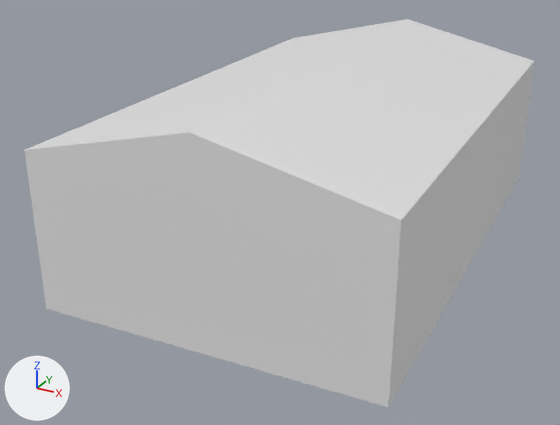
One commit to the glTF model public/raw/fourteen/fourteen.gltf: the scene before it, then after it.
Camera for both pictures: a camera (50 mm lens) standing at (0.764, -1.603, 0.668) and looking at (-0.06, -0.106, -0.08). Arrows for +X, +Y and +Z are at lower left; the lights stay in place. Where no turn or scale is listed for an object, it has been applied to the vertices. Vertices at the same position are counted once.
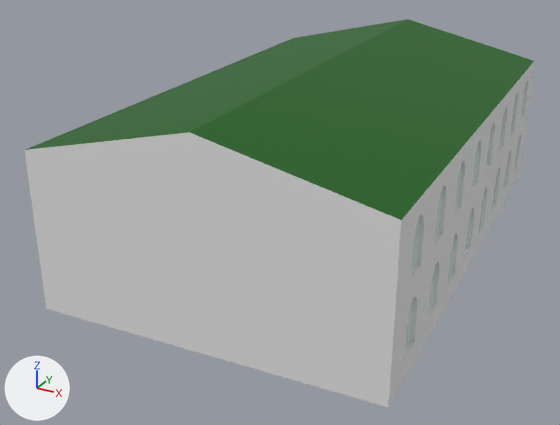
What differs and where, as boxes [x1, y1, x2, y2] in the pictures (560 x 425 px):
part 1 of me_cube_007, added: after [389, 62, 534, 406]
part 2 of me_cube_007, recoloured (white to green): [25, 19, 534, 220] in both

What changed in the scene script:
```text
Add mat_материал:
    mat_материал = principled_material('Материал')
    mat_материал.base_color = (0.00091, 0.114, 0.0)  # dark green #035f00
Add mat_материал_002:
    mat_материал_002 = principled_material('Материал.002')
    mat_материал_002.base_color = (0.641, 0.8, 0.8)  # white #d1e7e7
    mat_материал_002.roughness = 0.0
Change me_cube_007:
    used by ob_cube_015; location = (0.0, 0.0, 0.0)
    remove me_cube_007.from_pydata(...)  # 323 vertices, 642 faces; spans x -0.39..0.409, y -0.616..0.618, z -0.159..0.274
    add me_cube_007.from_pydata(...)  # 2526 vertices, 5048 faces; spans x -0.39..0.409, y -0.616..0.618, z -0.159..0.274
    me_cube_007 part 1: 2203 vertices added at x 0.345..0.405, y -0.502..0.558, z -0.11..0.152
    me_cube_007 part 2: 19 faces spanning x -0.39..0.409, y -0.616..0.618, z 0.187..0.274 switch from mat_material (white #e7e7e7) to mat_материал (dark green #035f00)
    add me_cube_007.materials.append(mat_материал_002)  # white #d1e7e7
```
